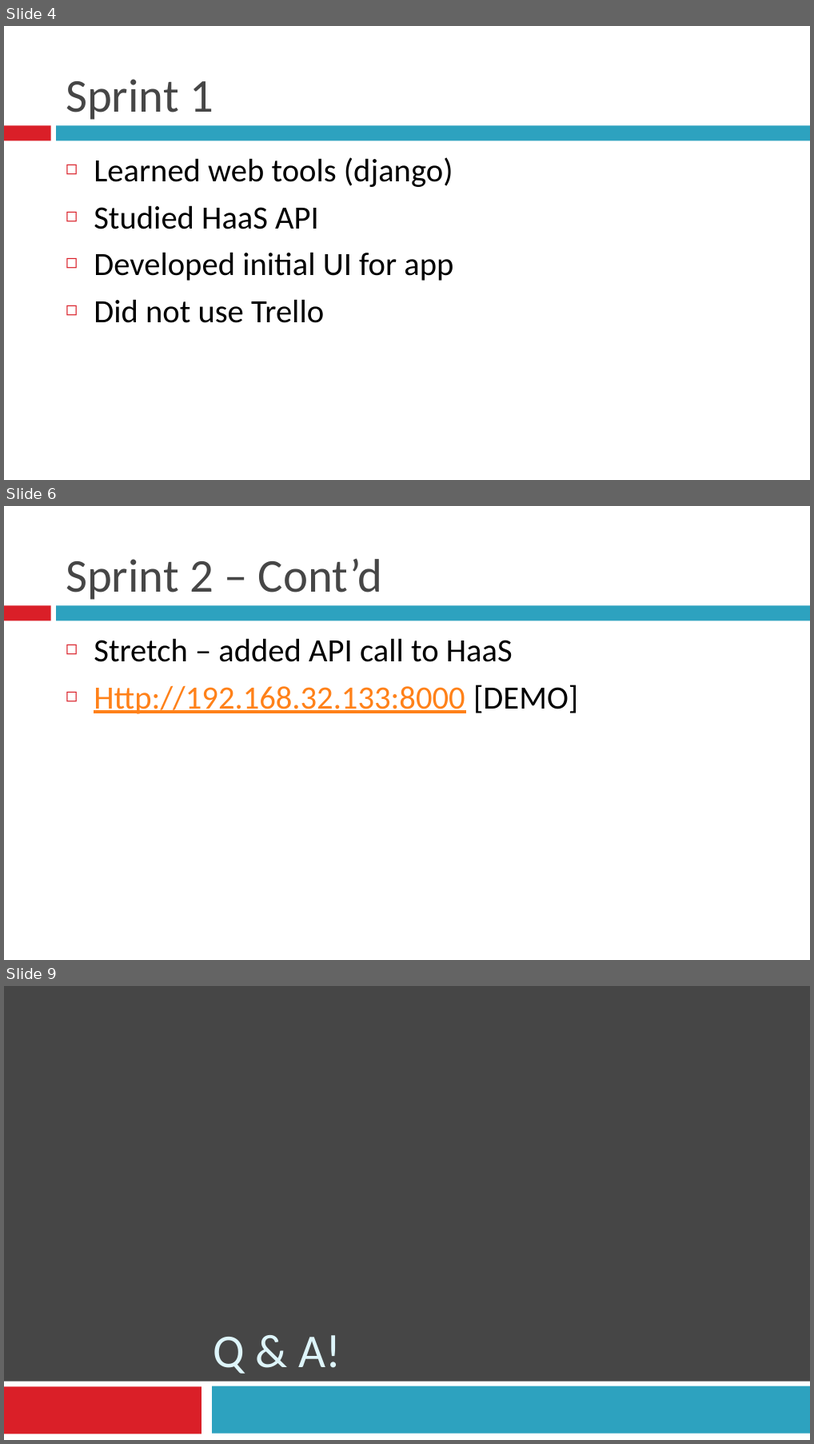
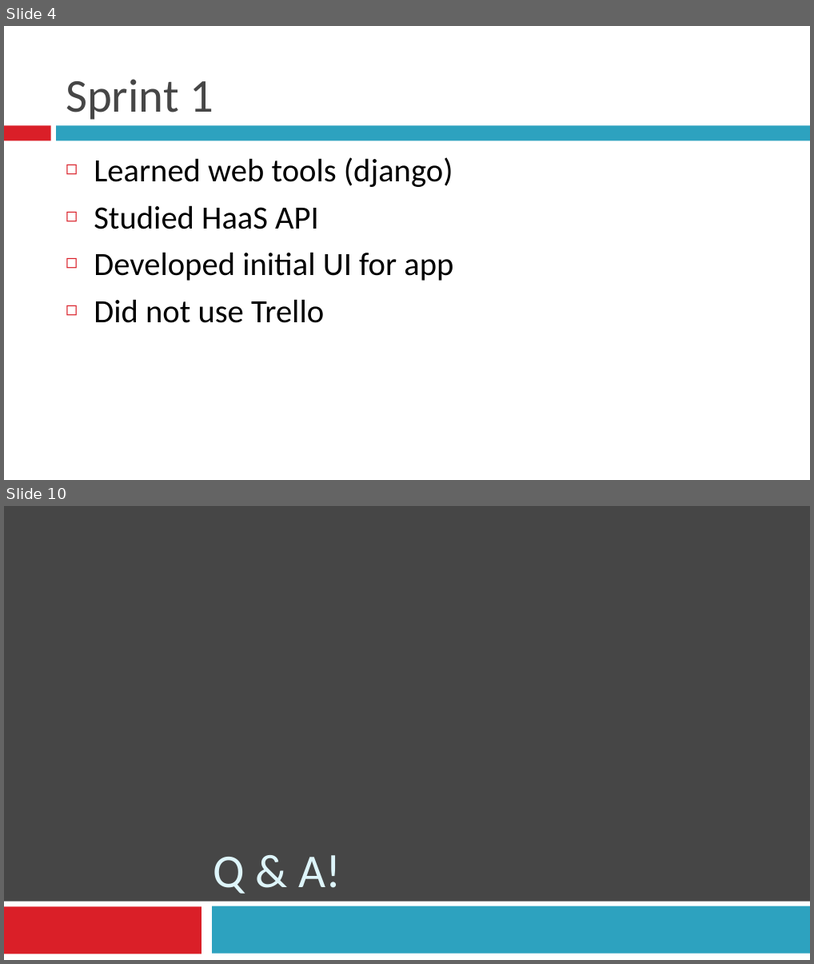
Before and after one commit to BU-EC500-SP15/moc-gui-plugins, a slide deck: MOCUIPlugin-Demo2.pptx. Shown one above the other, each under a label of ours: slides 4, 6 and 9 before the commit, slides 4 and 10 after it; the slides between them are not shown. The pictures are 814x1444 and 814x964 pixels, drawn with LibreOffice and Linux fonts; fonts in the diff are those of the drawing. Boxes give left, top, right and bottom in pixels: in the first picture for what was removed or moved away, otherwise in the second. Text is boxed around its words. In the diff, an @@ line names an element or a change of style, - is before the commit and + after.

Commit message:
Updated Demo 2 Slides

```diff
--- a/MOCUIPlugin-Demo2.pptx
+++ b/MOCUIPlugin-Demo2.pptx
@@ slide 6 removed at (x1=4, y1=506, x2=810, y2=960), background #FFFFFF; not listed: 2 template elements that a slide beside it also shows @@
@@ title removed at (x1=66, y1=558, x2=383, y2=600) @@
-Sprint 2 – Cont’d
@@ text removed at (x1=94, y1=638, x2=578, y2=714) @@
-◻ Stretch – added API call to HaaS
-◻ Http://192.168.32.133:8000 [DEMO]
@@ what was slide 9 is now slide 10 @@
```
Also in this commit, not shown: 3 slides changed, 3 slides added, 1 other slide removed.
